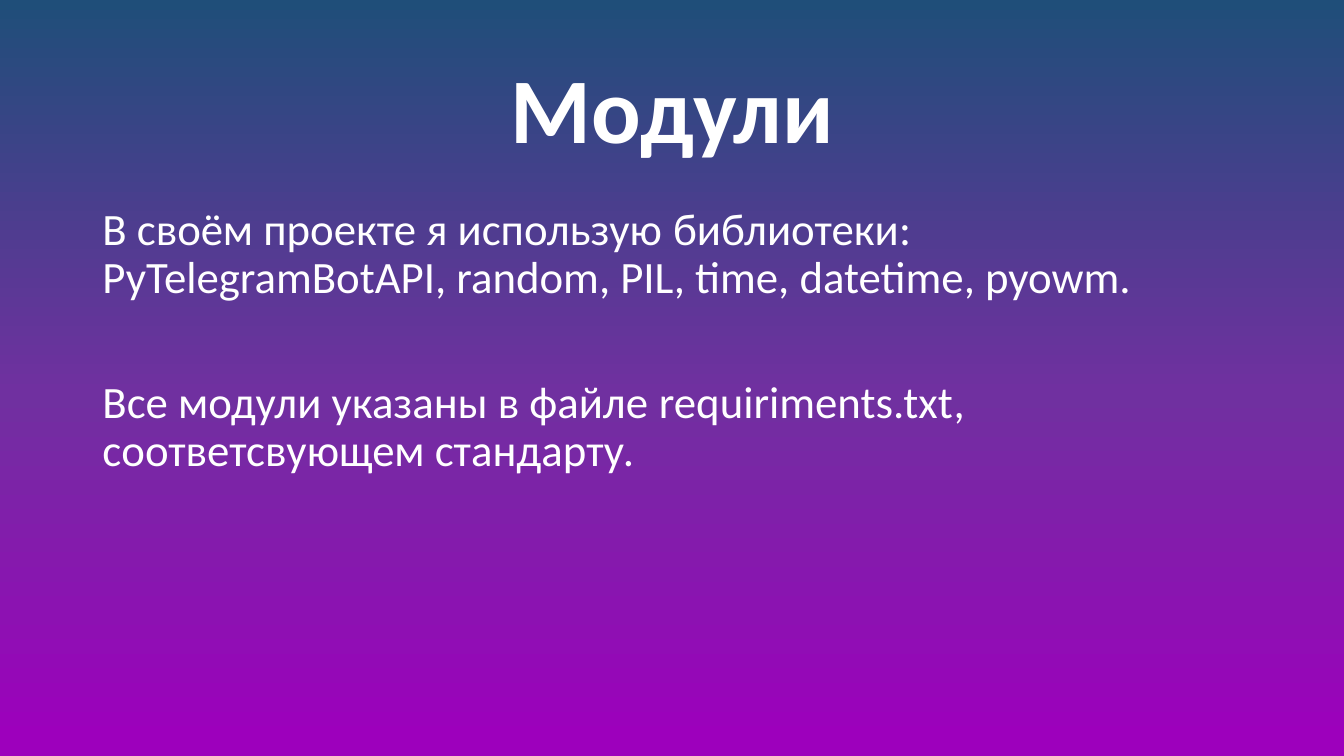
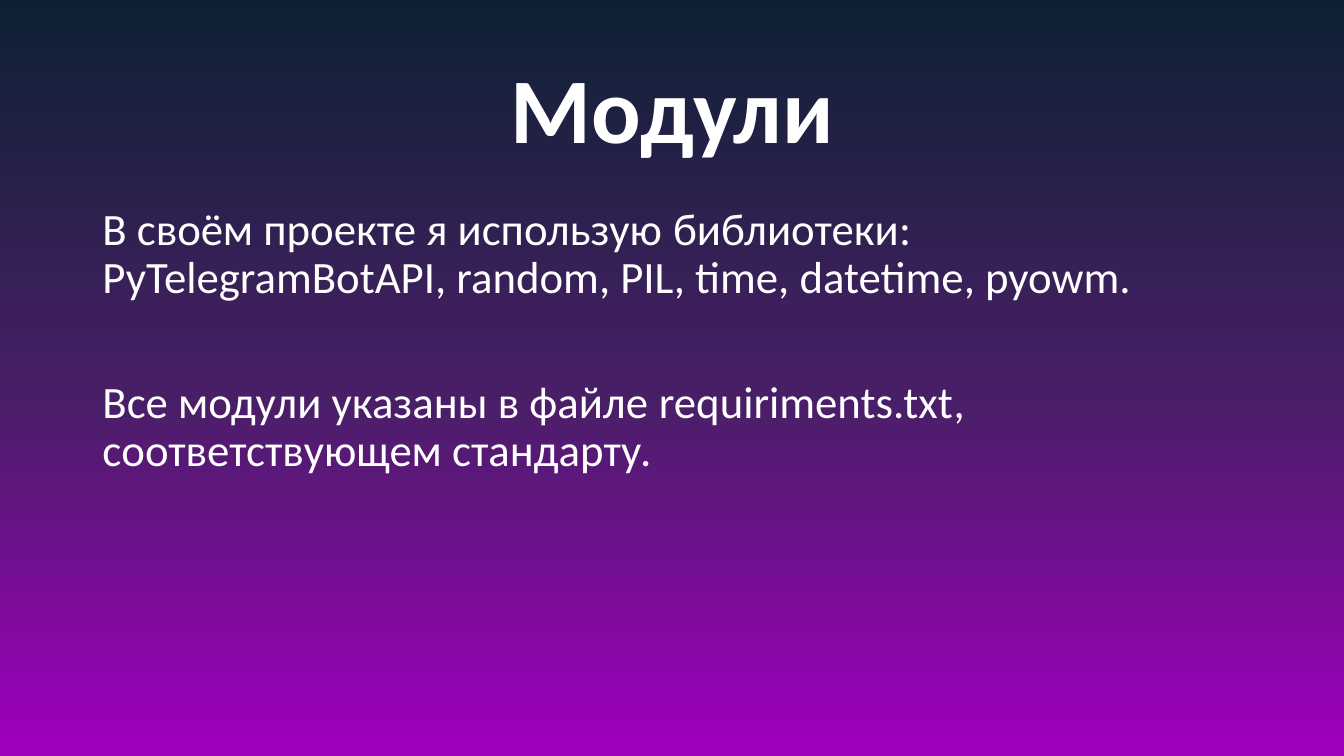
Before and after one commit to Father-Dog-Danil/multifunctional_bot, a slide deck: slide 4 of documents/презентация.pptx. Drawn at 1344x756 pixels with LibreOffice and Linux fonts; fonts in the diff are those of the drawing. Boxes give left, top, right and bottom in pixels: in the first picture for what was removed or moved away, otherwise in the second. Text is boxed around its words. In the diff, an @@ line names an element or a change of style, - is before the commit and + after.

```diff
--- a/documents/презентация.pptx
+++ b/documents/презентация.pptx
@@ background gradient #1F4E79 to #7030A0 to #9D00BC to gradient #0D2133 to #481F66 to #9D00BC @@
@@ text at [102,387,965,474]: text changed @@
-Все модули указаны в файле requiriments.txt, соответсвующем стандарту.
+Все модули указаны в файле requiriments.txt, соответствующем стандарту.
```
Also in this commit, not shown: 7 other slides changed.
